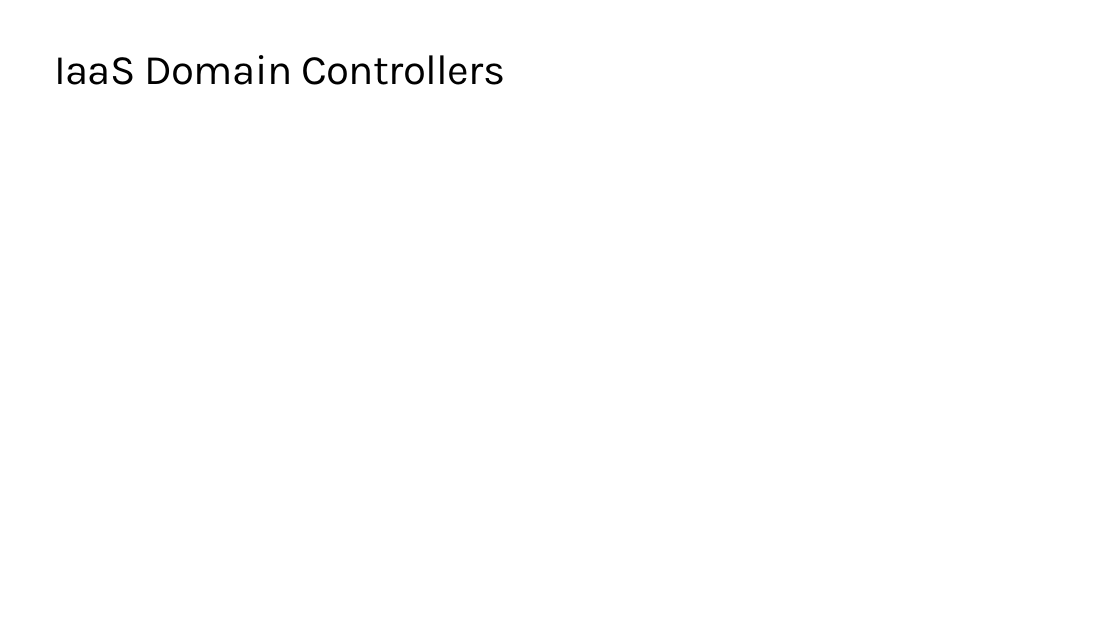
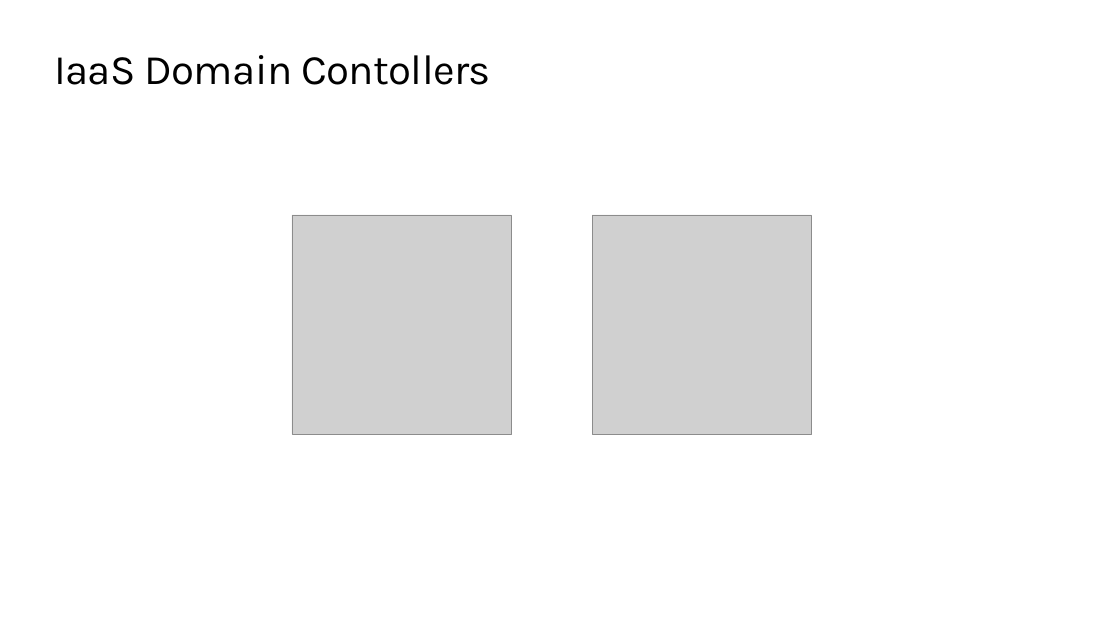
Before and after one commit to anantakjena/events, a slide deck: slide 11 of Ignite the Tour 2020 London/AzureAdisnotAd/AzureADisnotAD.pptx (slide 10 before the commit). Drawn at 1120x630 pixels with LibreOffice and Linux fonts; fonts in the diff are those of the drawing; grey boxes stand for pictures; background and template pictures are left out. Boxes give left, top, right and bottom in pixels: in the first picture for what was removed or moved away, otherwise in the second. Text is boxed around its words. In the diff, an @@ line names an element or a change of style, - is before the commit and + after.

```diff
--- a/Ignite the Tour 2020 London/AzureAdisnotAd/AzureADisnotAD.pptx
+++ b/Ignite the Tour 2020 London/AzureAdisnotAd/AzureADisnotAD.pptx
@@ title at box(54, 55, 491, 85): text changed @@
-IaaS Domain Controllers
+IaaS Domain Contollers
@@ picture added at box(292, 215, 512, 434) @@
@@ picture added at box(592, 215, 812, 434) @@
```
Also in this commit, not shown: 5 other slides changed, 3 slides added, 1 slide removed, 1 other file.
